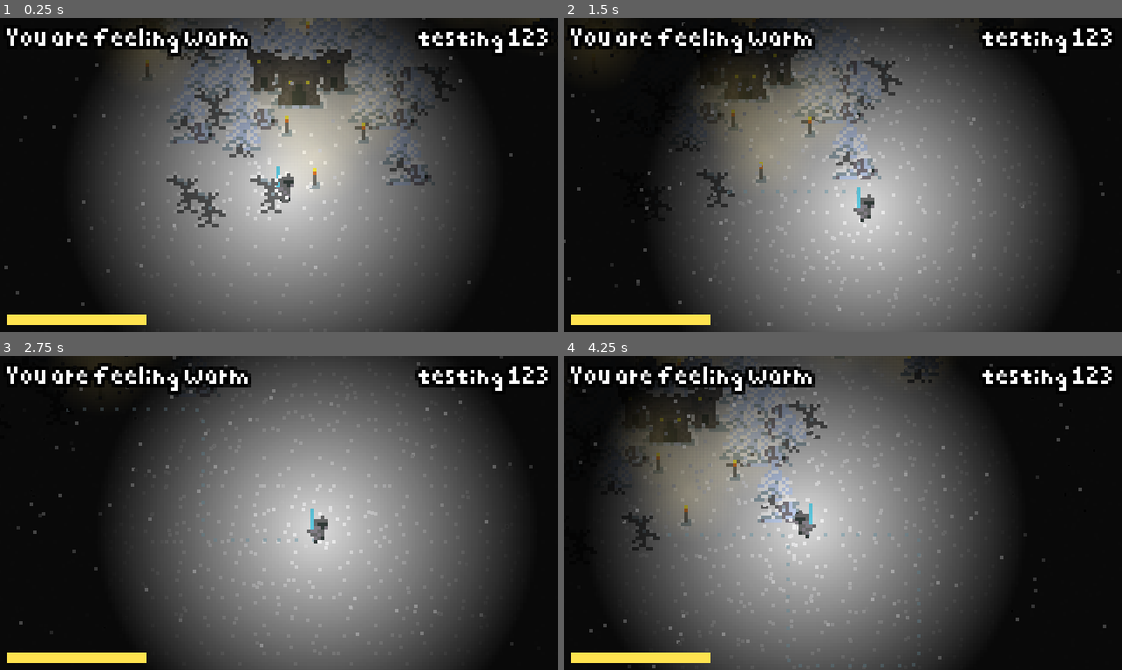
Above: before the commit, frames 1-4 (two rows, left to right).
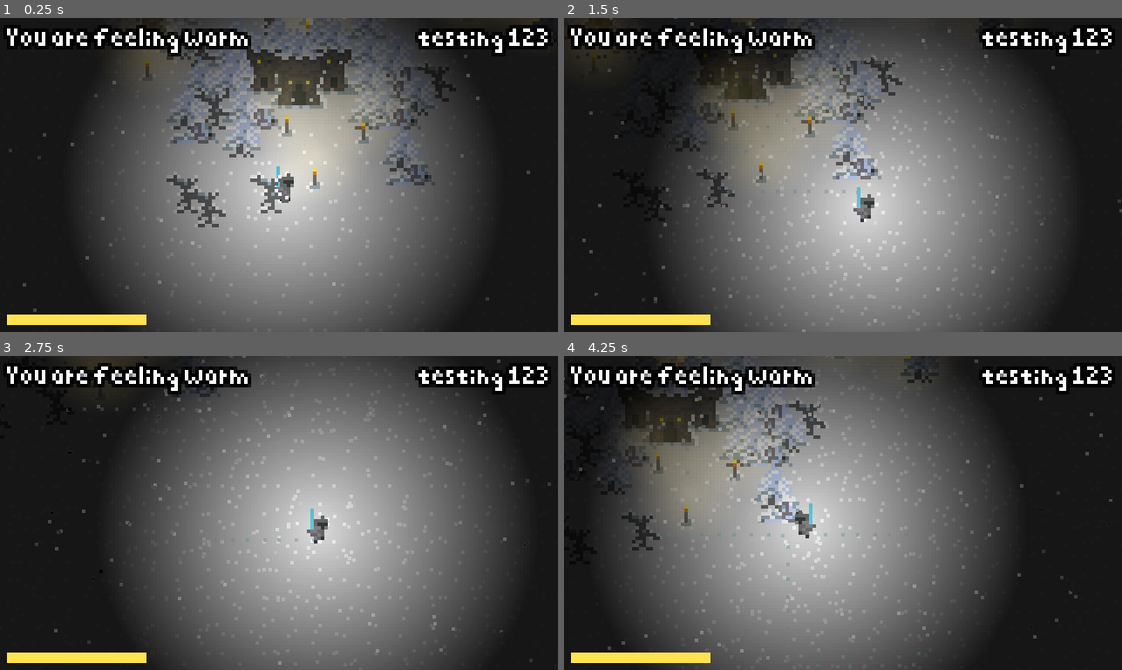
Above: after the commit, the same moments.

Repository: TheEvenOnes/deepnorth
Game: Godot game, scene res://Test.tscn
The game is run twice, just before and just after one commit, with the same random seed, the same clock (stepped at 60 frames per second) and the same inputs.
Inputs:
- Up to frame 1 (0.25 s): no input
- Up to frame 2 (1.5 s): hold Right (ui_right) 0.53-1.28 s; hold Down (ui_down) from 1.28 s (still down)
- Up to frame 3 (2.75 s): release Down (ui_down) at 2.03 s; hold Right (ui_right) from 2.03 s (still down)
- Up to frame 4 (4.25 s): release Right (ui_right) at 2.78 s; hold Up (ui_up) 2.78-3.53 s; hold Left (ui_left) from 3.53 s (still down)

The runs differ from the first frame. In frame 1, 0.5% of the frame differs, in the area x 0-98%, y 0-94%; in frame 2, 1.6%; in frame 3, 1.5%; in frame 4, 1.7%, in the area x 0-99%, y 0-100%.

Commit message:
Convert samples to ogg, add background sfx

Diff:
--- a/Player.gd
+++ b/Player.gd
@@ -2,6 +2,7 @@
 
 onready var sprite = $AnimatedSprite
 onready var snowsteps = $SnowSteps
+onready var winter_snow_loop = $WinterSnowLoop
 
 const ACCELERATION = 650
 const MAX_SPEED = 50
@@ -15,6 +16,7 @@
 
 func _ready() -> void:
 	current_stamina = stamina
+	winter_snow_loop.play()
 
 func _physics_process(delta: float) -> void:
 	var input: Vector2 = Vector2.ZERO
@@ -24,7 +26,7 @@
 	if input.length() > 0:
 		if sprite.animation != 'Walking':
 			sprite.play('Walking')
-			snowsteps.play(0.0)
+			snowsteps.play(0.5 + randf())
 		input = input.normalized()
 		velocity = velocity.move_toward(input * MAX_SPEED, ACCELERATION * delta)
 	else:
--- a/object/Player.tscn
+++ b/object/Player.tscn
@@ -1,10 +1,11 @@
-[gd_scene load_steps=14 format=2]
+[gd_scene load_steps=15 format=2]
 
 [ext_resource path="res://Player.gd" type="Script" id=1]
 [ext_resource path="res://assets/light_mask.png" type="Texture" id=2]
 [ext_resource path="res://assets/player.png" type="Texture" id=3]
 [ext_resource path="res://assets/pixelated.tres" type="DynamicFont" id=4]
-[ext_resource path="res://assets/67243__robban87__snowstep.wav" type="AudioStream" id=5]
+[ext_resource path="res://assets/snowsteps.ogg" type="AudioStream" id=5]
+[ext_resource path="res://assets/winter_night.ogg" type="AudioStream" id=6]
 
 [sub_resource type="Gradient" id=1]
 offsets = PoolRealArray( 0.0134228, 0.114094, 0.865772, 1 )
@@ -57,12 +58,12 @@
 script = ExtResource( 1 )
 
 [node name="Snow" type="CPUParticles2D" parent="."]
-position = Vector2( -5, -12 )
+position = Vector2( 0, -7 )
 amount = 512
 local_coords = false
 emission_shape = 2
 emission_rect_extents = Vector2( 80, 45 )
-direction = Vector2( 0, 1 )
+direction = Vector2( 1, 1 )
 spread = 10.0
 gravity = Vector2( 0, 0 )
 initial_velocity = 10.0
@@ -137,7 +138,7 @@
 [node name="Light2D" type="Light2D" parent="."]
 position = Vector2( 0, -1 )
 texture = ExtResource( 2 )
-color = Color( 1, 1, 1, 0.960784 )
+color = Color( 1, 1, 1, 0.901961 )
 mode = 2
 shadow_filter_smooth = 64.0
 
@@ -150,3 +151,7 @@
 stream = ExtResource( 5 )
 volume_db = -10.0
 pitch_scale = 1.36
+
+[node name="WinterSnowLoop" type="AudioStreamPlayer2D" parent="."]
+stream = ExtResource( 6 )
+attenuation = 0.00552427
Not shown, removed: assets/67243__robban87__snowstep.wav.import
Not shown, added: assets/snowsteps.ogg.import
Not shown, added: assets/snowsteps.wav.import
Not shown, added: assets/winter_night.ogg.import
Not shown, added: assets/winter_wind.ogg.import
Not shown, removed: assets/67243__robban87__snowstep.wav
Not shown, added: assets/snowsteps.ogg
Not shown, added: assets/winter_night.ogg
Not shown, added: assets/winter_wind.ogg
